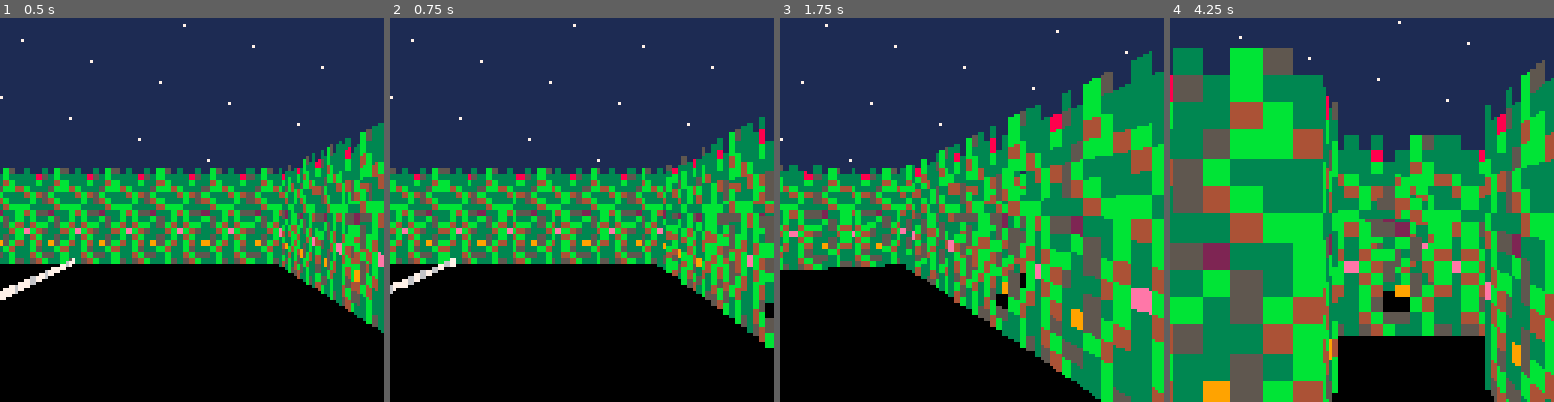
Above: before the commit, frames 1-4 (left to right).
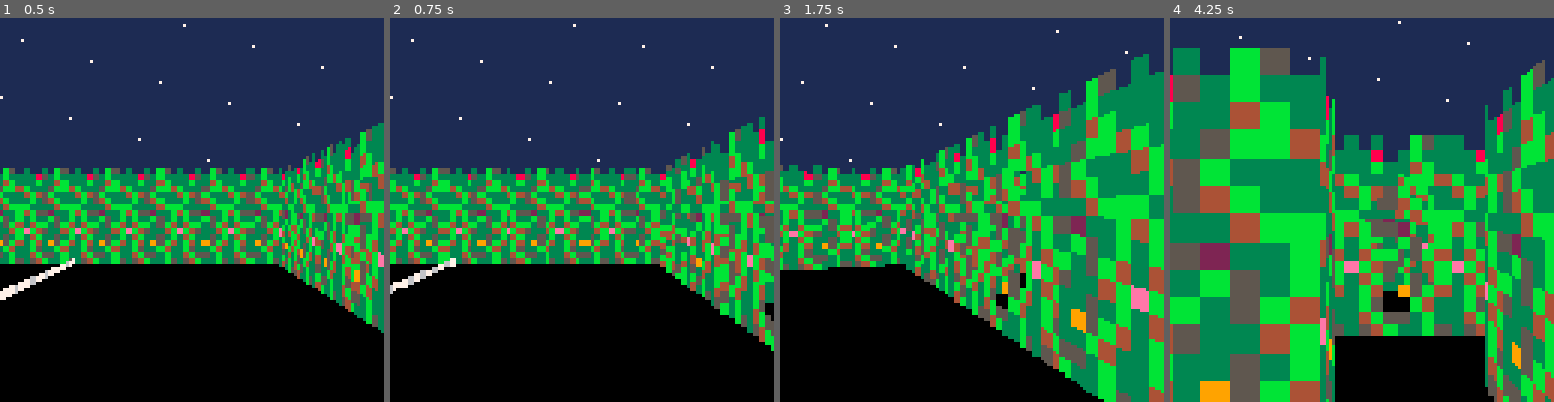
Above: after the commit, the same moments.

Repository: jcwilk/anx
Game: PICO-8 cartridge anx.p8
Same seed, same stepped clock (60 frames per second), same inputs: the game is played once before the commit and once after it.
Inputs:
- Up to frame 1 (0.5 s): tap X (X key) at 0.33 s
- Up to frame 2 (0.75 s): tap O (Z key) at 0.7 s
- Up to frame 3 (1.75 s): tap X (X key) at 1.07 s; hold Right from 1.6 s (still down); tap O (Z key) at 1.7 s
- Up to frame 4 (4.25 s): tap X (X key) at 1.85, 2.97, 4.08 s; release Right at 2.1 s; tap O (Z key) every 0.4 s from 2.1 to 4.1 s; hold Up 2.15-2.42 s; hold Right 2.47-3.03 s; hold Left 3.08-3.58 s; hold Down 3.63-3.97 s; hold Right from 4.02 s (still down)

Frame 1 is identical in both runs. In frame 2, 3.7% of the frame differs, in the area x 28-100%, y 31-87%; in frame 3, 3.9%; in frame 4, 6.4%, in the area x 7-100%, y 7-100%.

Commit message:
distance_to_screen cancels out
I guess because we're calculating the size of the screen based on the distance and field of view, and then the height of objects based on the distance... so yeah they cancel

Diff:
--- a/anx.p8
+++ b/anx.p8
@@ -231,17 +231,17 @@
 end)()
 
 function angle_to_screenx(angle)
- local offset_from_center_of_screen = -sin((angle-player.bearing).val) * distance_to_screen
- local screen_width = -sin(field_of_view/2) * distance_to_screen * 2
+ local offset_from_center_of_screen = -sin((angle-player.bearing).val)
+ local screen_width = -sin(field_of_view/2) * 2
  return round(offset_from_center_of_screen/screen_width * 128 + 127/2)
 
  -- return (((angle-player.bearing)+.5).val-.5)/field_of_view*64*2+64
 end
 
 function screenx_to_angle(screenx)
- local screen_width = -sin(field_of_view/2) * distance_to_screen * 2
+ local screen_width = -sin(field_of_view/2) * 2
  local offset_from_center_of_screen = (screenx - 127/2) * screen_width/128
- return player.bearing+atan2(offset_from_center_of_screen, distance_to_screen)+1/4
+ return player.bearing+atan2(offset_from_center_of_screen, 1)+1/4
 
  -- local angle_offset=(screenx/127-.5)*field_of_view
  -- return player.bearing+angle_offset
@@ -298,8 +298,9 @@
  end
 end
 
+-- this assumes a distance to the screen of 1 since it cancels out anyways
 function calc_screen_dist_to_xy(x,y)
- return distance_to_screen / sin(.25+atan2(x-player.coords.x,y-player.coords.y)-player.bearing.val - 1/4)
+ return 1 / sin(.25+atan2(x-player.coords.x,y-player.coords.y)-player.bearing.val - 1/4)
 end
 
 function deferred_wall_draw(intx,inty,sprite_id,pixel_col,draw_width)
@@ -651,10 +652,9 @@
 field_of_view=orig_field_of_view -- 45*
 draw_distance=12
 height_ratio=.6
-distance_to_screen=.3
 distance_from_player_cutoff=.4
 mob_hitbox_radius=.45 -- this should be less than .5 but more than distance_from_player_cutoff
-height_scale=20/distance_to_screen -- multiplier for something at distance of one after dividing by field of view
+height_scale=20 -- multiplier for something at distance of one after dividing by field of view
 
 function set_skybox(sprite_id)
  sky_color=sget(8*(sprite_id%16),8*flr(sprite_id/16))
@@ -941,7 +941,7 @@
  rectfill(0,0,127,63,sky_color)
  rectfill(0,64,127,127,ground_color)
  draw_stars()
- local fog_height=height_scale*2*distance_to_screen/(draw_distance-1)/field_of_view
+ local fog_height=height_scale*2/(draw_distance-1)/field_of_view
  local fog_bottom=64-fog_height*(1-height_ratio)
  rectfill(0,fog_bottom,127,fog_bottom+fog_height,ground_color)
  for i=0,127 do
--- a/main.lua
+++ b/main.lua
@@ -3,10 +3,9 @@
 field_of_view=orig_field_of_view -- 45*
 draw_distance=12
 height_ratio=.6
-distance_to_screen=.3
 distance_from_player_cutoff=.4
 mob_hitbox_radius=.45 -- this should be less than .5 but more than distance_from_player_cutoff
-height_scale=20/distance_to_screen -- multiplier for something at distance of one after dividing by field of view
+height_scale=20 -- multiplier for something at distance of one after dividing by field of view
 
 function set_skybox(sprite_id)
   sky_color=sget(8*(sprite_id%16),8*flr(sprite_id/16))
@@ -293,7 +292,7 @@
   rectfill(0,0,127,63,sky_color)
   rectfill(0,64,127,127,ground_color)
   draw_stars()
-  local fog_height=height_scale*2*distance_to_screen/(draw_distance-1)/field_of_view
+  local fog_height=height_scale*2/(draw_distance-1)/field_of_view
   local fog_bottom=64-fog_height*(1-height_ratio)
   rectfill(0,fog_bottom,127,fog_bottom+fog_height,ground_color)
   for i=0,127 do
--- a/sprites.p8
+++ b/sprites.p8
@@ -231,17 +231,17 @@
 end)()
 
 function angle_to_screenx(angle)
- local offset_from_center_of_screen = -sin((angle-player.bearing).val) * distance_to_screen
- local screen_width = -sin(field_of_view/2) * distance_to_screen * 2
+ local offset_from_center_of_screen = -sin((angle-player.bearing).val)
+ local screen_width = -sin(field_of_view/2) * 2
  return round(offset_from_center_of_screen/screen_width * 128 + 127/2)
 
  -- return (((angle-player.bearing)+.5).val-.5)/field_of_view*64*2+64
 end
 
 function screenx_to_angle(screenx)
- local screen_width = -sin(field_of_view/2) * distance_to_screen * 2
+ local screen_width = -sin(field_of_view/2) * 2
  local offset_from_center_of_screen = (screenx - 127/2) * screen_width/128
- return player.bearing+atan2(offset_from_center_of_screen, distance_to_screen)+1/4
+ return player.bearing+atan2(offset_from_center_of_screen, 1)+1/4
 
  -- local angle_offset=(screenx/127-.5)*field_of_view
  -- return player.bearing+angle_offset
@@ -298,8 +298,9 @@
   end
 end
 
+-- this assumes a distance to the screen of 1 since it cancels out anyways
 function calc_screen_dist_to_xy(x,y)
-  return distance_to_screen / sin(.25+atan2(x-player.coords.x,y-player.coords.y)-player.bearing.val - 1/4)
+  return 1 / sin(.25+atan2(x-player.coords.x,y-player.coords.y)-player.bearing.val - 1/4)
 end
 
 function deferred_wall_draw(intx,inty,sprite_id,pixel_col,draw_width)
--- a/utils.lua
+++ b/utils.lua
@@ -225,17 +225,17 @@
 end)()
 
 function angle_to_screenx(angle)
-  local offset_from_center_of_screen = -sin((angle-player.bearing).val) * distance_to_screen
-  local screen_width = -sin(field_of_view/2) * distance_to_screen * 2
+  local offset_from_center_of_screen = -sin((angle-player.bearing).val)
+  local screen_width = -sin(field_of_view/2) * 2
   return round(offset_from_center_of_screen/screen_width * 128 + 127/2)
 
   -- return (((angle-player.bearing)+.5).val-.5)/field_of_view*64*2+64
 end
 
 function screenx_to_angle(screenx)
-  local screen_width = -sin(field_of_view/2) * distance_to_screen * 2
+  local screen_width = -sin(field_of_view/2) * 2
   local offset_from_center_of_screen = (screenx - 127/2) * screen_width/128
-  return player.bearing+atan2(offset_from_center_of_screen, distance_to_screen)+1/4
+  return player.bearing+atan2(offset_from_center_of_screen, 1)+1/4
 
   -- local angle_offset=(screenx/127-.5)*field_of_view
   -- return player.bearing+angle_offset
